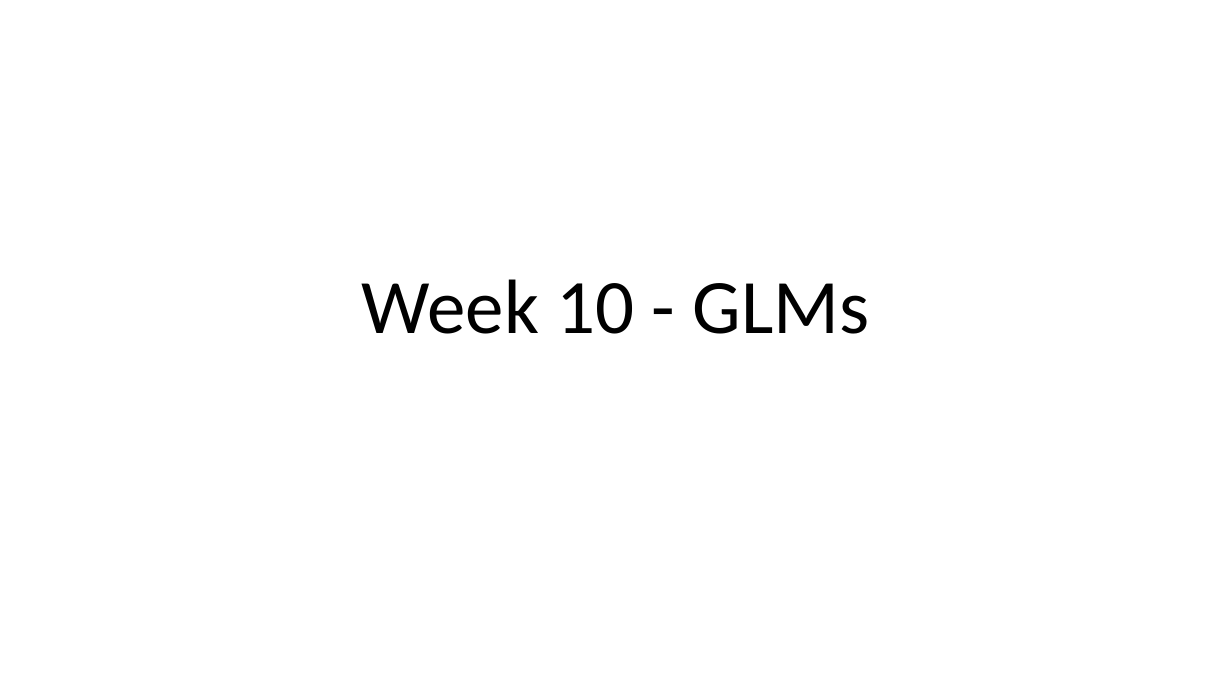
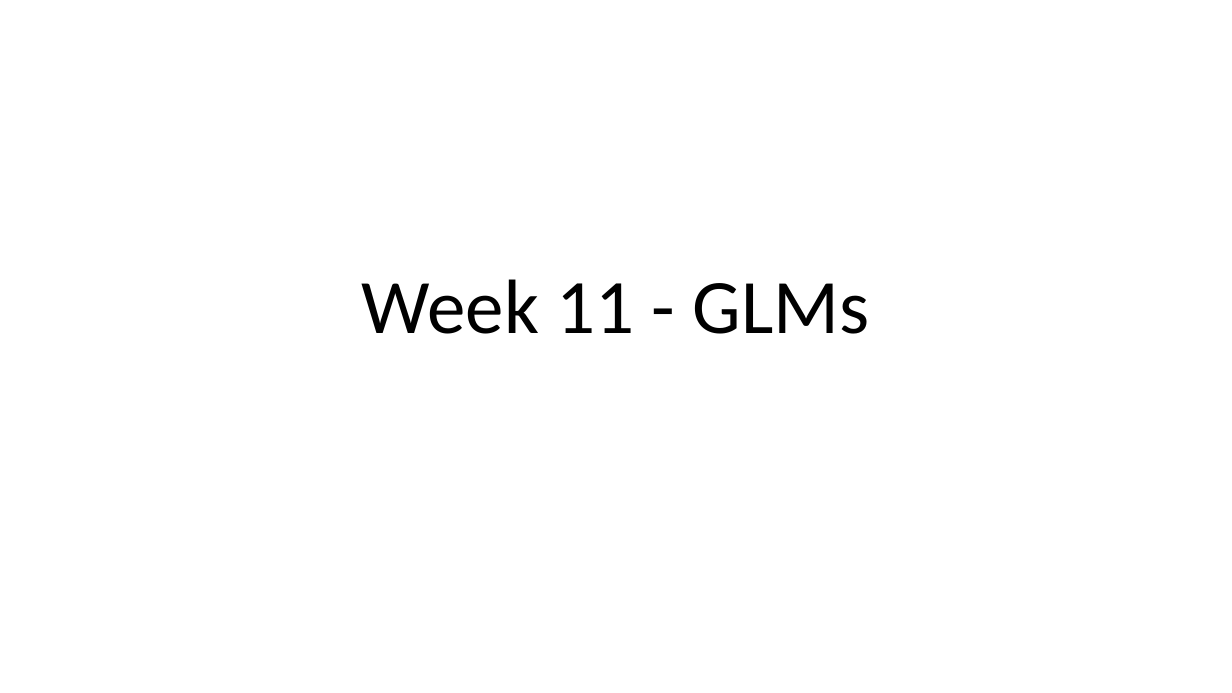
Before and after one commit to DataInvestigations/class_materials, a slide deck: slide 1 of lectures/le11_glms/le11_glms.pptx. Drawn at 1232x693 pixels with LibreOffice and Linux fonts; fonts in the diff are those of the drawing. Boxes give left, top, right and bottom in pixels: in the first picture for what was removed or moved away, otherwise in the second. Text is boxed around its words. In the diff, an @@ line names an element or a change of style, - is before the commit and + after.

```diff
--- a/lectures/le11_glms/le11_glms.pptx
+++ b/lectures/le11_glms/le11_glms.pptx
@@ title at [362, 279, 870, 334]: text changed @@
-Week 10 - GLMs
+Week 11 - GLMs
```
Also in this commit, not shown: 1 slide added, 3 other files.
